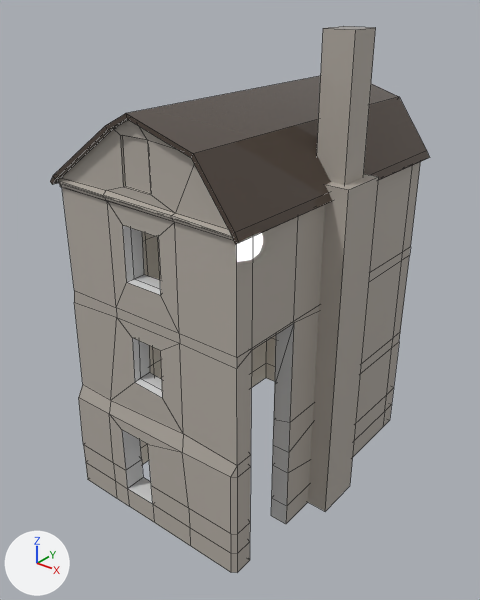
Before and after pictures for a commit that changed the FBX model GGJ_2026/Assets/Art/House/Building_B.fbx.
Rendered twice from a 50 mm lens placed at (5.87, -9.96, 12.18), pointed at (-4.39, 2.87, 4.22). The axes (+X, +Y, +Z) are drawn at lower left. The lights are the same throughout. Mesh edges are drawn as thin lines. Where no turn or scale is listed for an object, it has been applied to the vertices. Vertices at the same position are counted once.

In view in the first picture: 'Building_B'.
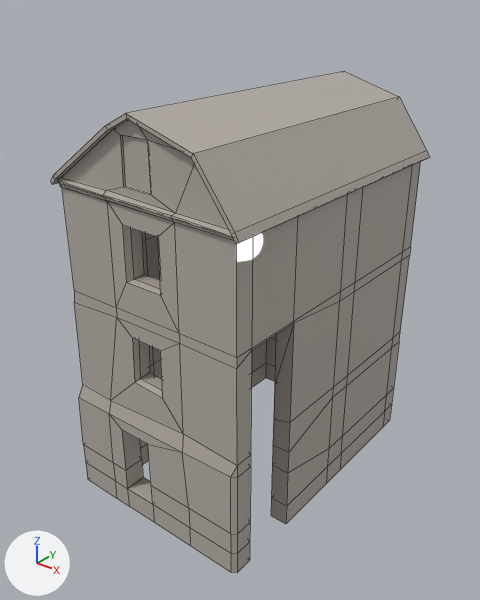
What differs and where, as boxes [x1, y1, x2, y2] in the pictures (480 x 600 px):
```json
{"object": "Building_B", "change": "reshaped", "before": [50, 26, 430, 573], "after": [50, 71, 430, 573], "on screen": "8% shorter"}
{"part": 1, "of": "me_mesh", "change": "deleted", "before": [317, 26, 376, 185]}
{"part": 2, "of": "me_mesh", "change": "deleted", "before": [308, 174, 379, 511]}
{"part": 3, "of": "me_mesh", "change": "recoloured", "before": [122, 226, 294, 524], "after": [122, 226, 294, 524]}
{"part": 4, "of": "me_mesh", "change": "recoloured", "before": [140, 232, 276, 465], "after": [140, 232, 276, 465]}
{"part": 5, "of": "me_mesh", "change": "recoloured", "before": [50, 76, 430, 244], "after": [50, 76, 430, 244]}
```

Scene script edits in JSON lines:
```json
{"block": "me_mesh", "where": "# used by ob_building_b; location = (0.0, 0.0, 0.0)"}
{"op": "remove", "block": "me_mesh", "code": "me_mesh.from_pydata(...)  # 567 vertices, 564 faces; spans x -7.34..-1.12, y -0.76..7.72, z -1.24..11.22"}
{"op": "add", "block": "me_mesh", "code": "me_mesh.from_pydata(...)  # 551 vertices, 552 faces; spans x -7.34..-1.52, y -0.76..7.72, z -1.24..9.74"}
{"block": "me_mesh", "change": "me_mesh part 1: the loose piece of 8 vertices spanning x -2.15..-1.37, y 2.85..3.68, z 7.52..11.22 is deleted"}
{"block": "me_mesh", "change": "me_mesh part 2: the loose piece of 8 vertices spanning x -2.41..-1.12, y 2.59..3.95, z -1.24..8.0 is deleted"}
{"block": "me_mesh", "change": "me_mesh part 3: 91 faces spanning x -7.18..-1.7, y -0.69..7.58, z -1.24..7.2 switch from mat_m_otkos (light grey #d8d8d8) to mat_m_facade (grey #b6afa6)"}
{"block": "me_mesh", "change": "me_mesh part 4: 171 faces spanning x -6.54..-2.2, y -0.09..7.08, z -1.24..7.64 switch from mat_m_interior (white #e6ded0) to mat_m_facade (grey #b6afa6)"}
{"block": "me_mesh", "change": "me_mesh part 5: 26 faces spanning x -7.22..-1.52, y -0.76..7.72, z 7.61..9.74 switch from mat_m_roof (brown #4f433a) to mat_m_facade (grey #b6afa6)"}
```
